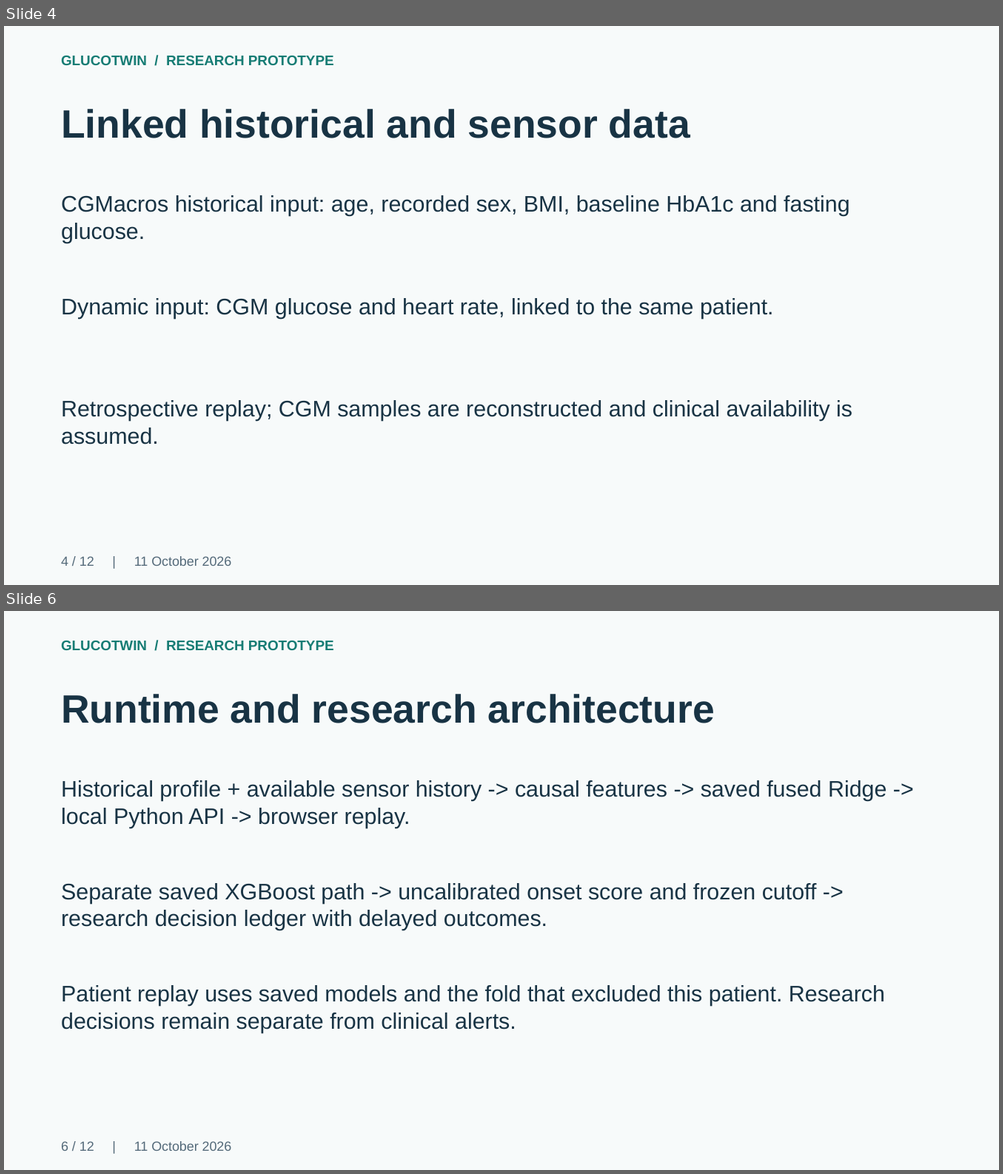
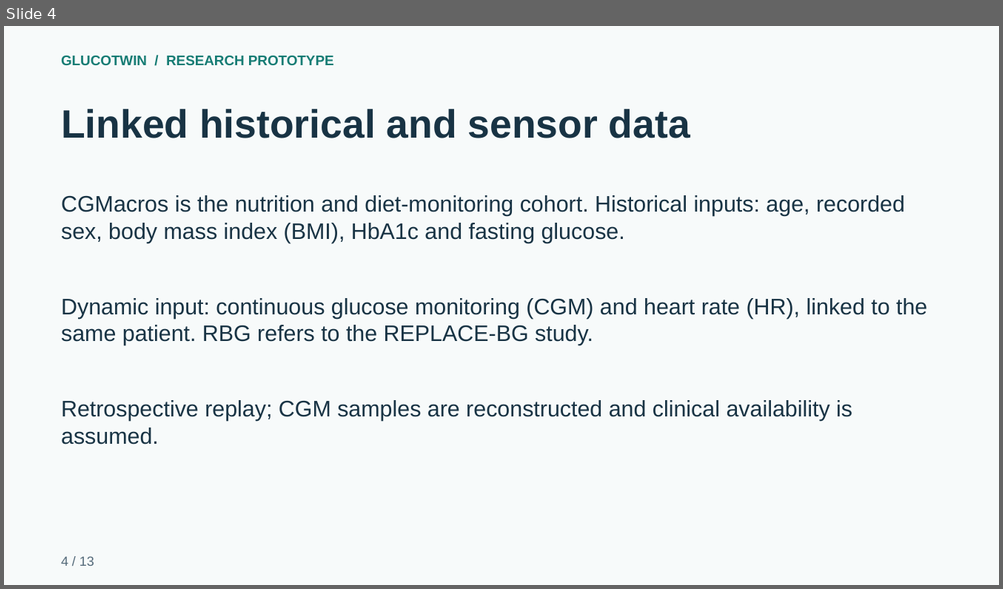
Before and after one commit to ArnavModi-MSIT/GlucoTwin, a slide deck: project/docs/delivery/GlucoTwin_Presentation.pptx. Shown one above the other, each under a label of ours: slides 4 and 6 before the commit, slide 4 after it; the slides between them are not shown. The pictures are 1003x1174 and 1003x589 pixels, drawn with LibreOffice and Linux fonts; fonts in the diff are those of the drawing. Boxes give left, top, right and bottom in pixels: in the first picture for what was removed or moved away, otherwise in the second. Text is boxed around its words. In the diff, an @@ line names an element or a change of style, - is before the commit and + after.

Commit message:
Refresh presentation and architecture diagrams without date stamps

```diff
--- a/project/docs/delivery/GlucoTwin_Presentation.pptx
+++ b/project/docs/delivery/GlucoTwin_Presentation.pptx
@@ slide 6 removed at <box>4,611,999,1170</box>, background #F7FAFA @@
@@ text removed at <box>61,641,334,650</box> @@
-GLUCOTWIN / RESEARCH PROTOTYPE
@@ text removed at <box>61,694,714,723</box> @@
-Runtime and research architecture
@@ text removed at <box>61,780,886,829</box> @@
-Historical profile + available sensor history -> causal features -> saved fused Ridge -> local Python API -> browser replay.
@@ text removed at <box>61,883,817,931</box> @@
-Separate saved XGBoost path -> uncalibrated onset score and frozen cutoff -> research decision ledger with delayed outcomes.
@@ text removed at <box>61,985,885,1034</box> @@
-Patient replay uses saved models and the fold that excluded this patient. Research decisions remain separate from clinical alerts.
@@ text removed at <box>61,1142,232,1151</box> @@
-6 / 12 | 11 October 2026
@@ slide 4 changed as well @@
@@ text at <box>61,195,905,244</box>: text changed @@
-CGMacros historical input: age, recorded sex, BMI, baseline HbA1c and fasting glucose.
+CGMacros is the nutrition and diet-monitoring cohort. Historical inputs: age, recorded sex, body mass index (BMI), HbA1c and fasting glucose.
@@ text at <box>61,298,927,346</box>: text changed @@
-Dynamic input: CGM glucose and heart rate, linked to the same patient.
+Dynamic input: continuous glucose monitoring (CGM) and heart rate (HR), linked to the same patient. RBG refers to the REPLACE-BG study.
@@ text at <box>61,557,94,566</box>: text changed @@
-4 / 12 | 11 October 2026
+4 / 13
```
Also in this commit, not shown: 8 other slides changed, 4 slides added, 2 other slides removed, 4 other files.
